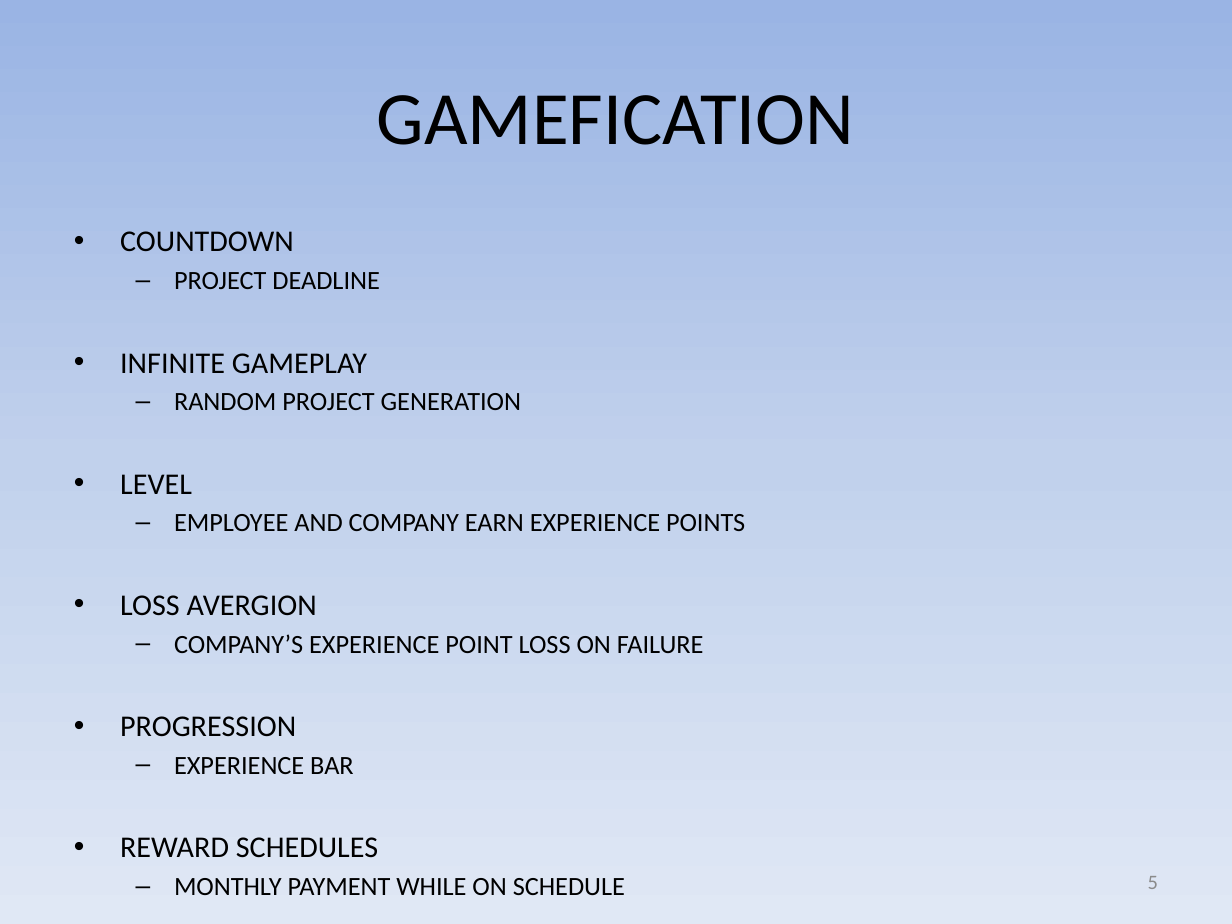
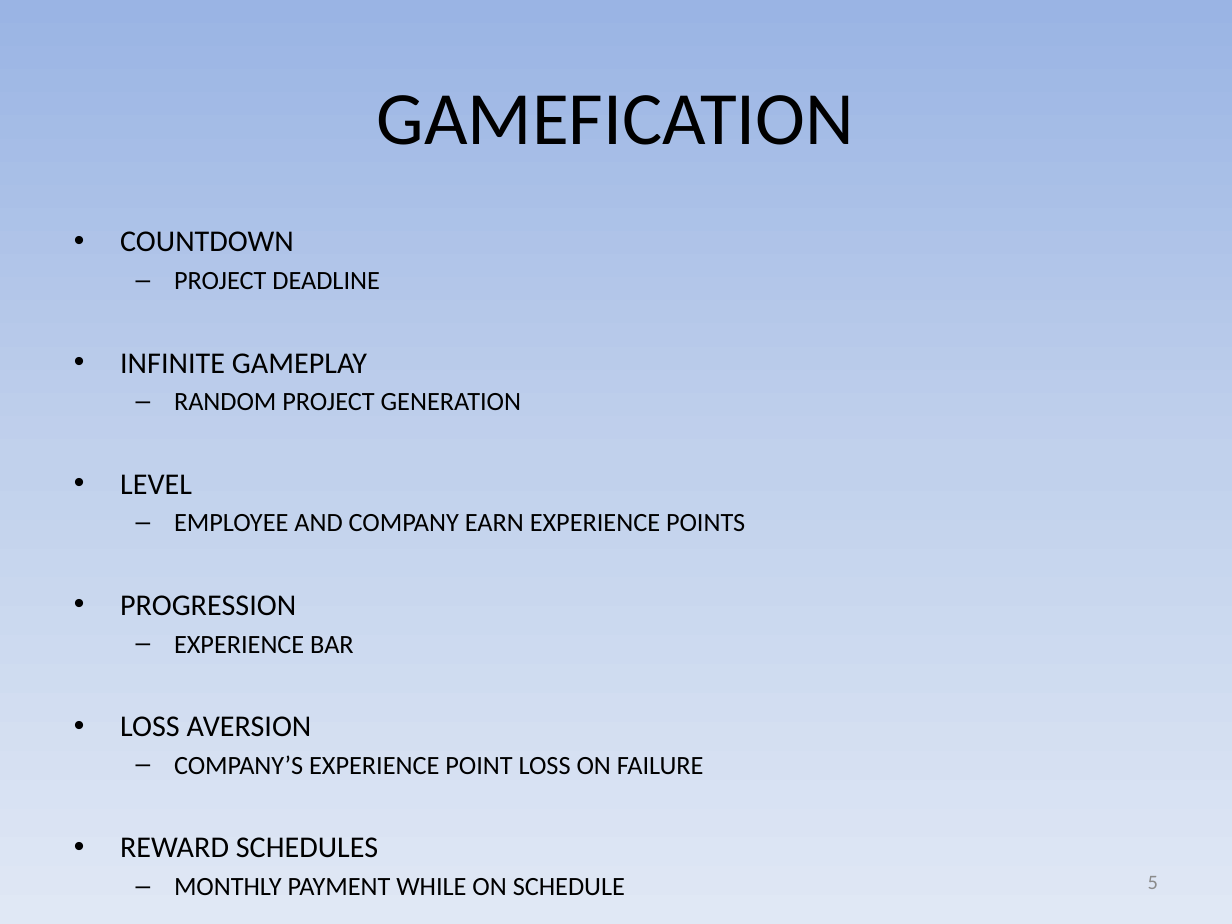
Before and after one commit to gems-uff/sdm, a slide deck: slide 5 of docs/Apresentação/SDM - Apresentação SBGames.pptx. Drawn at 1232x924 pixels with LibreOffice and Linux fonts; fonts in the diff are those of the drawing. Boxes give left, top, right and bottom in pixels: in the first picture for what was removed or moved away, otherwise in the second. Text is boxed around its words. In the diff, an @@ line names an element or a change of style, - is before the commit and + after.

```diff
--- a/docs/Apresentação/SDM - Apresentação SBGames.pptx
+++ b/docs/Apresentação/SDM - Apresentação SBGames.pptx
@@ text at box(120, 595, 704, 653): paragraphs removed @@
-• LOSS AVERGION
-  – COMPANY’S EXPERIENCE POINT LOSS ON FAILURE
@@ text at box(120, 716, 704, 774): paragraphs added @@
+• LOSS AVERSION
+  – COMPANY’S EXPERIENCE POINT LOSS ON FAILURE
```
Also in this commit, not shown: 2 other slides changed, 1 other file.
